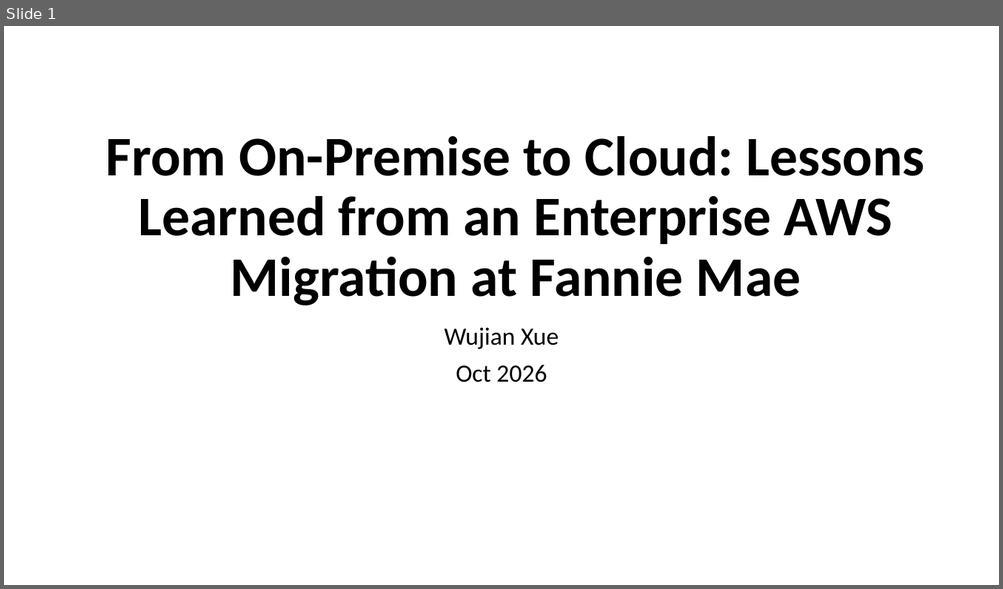
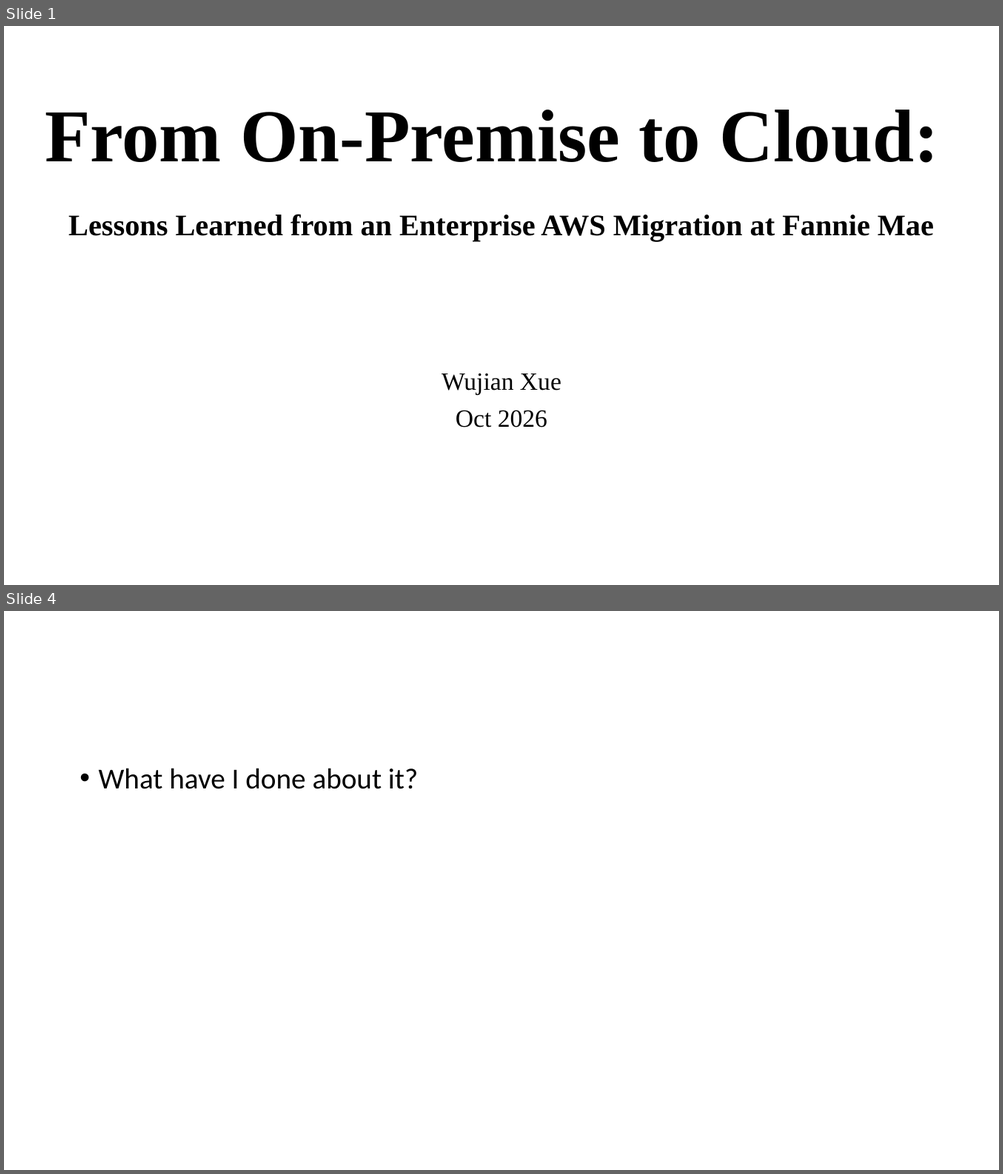
Before and after one commit to wx2123/WSDS-2026-OH, a slide deck: 2026 WSDS - Wujian Xue.pptx. Shown one above the other, each under a label of ours: slide 1 before the commit, slides 1 and 4 after it; the slides between them are not shown. The pictures are 1003x589 and 1003x1174 pixels, drawn with LibreOffice and Linux fonts; fonts in the diff are those of the drawing. Boxes give left, top, right and bottom in pixels: in the first picture for what was removed or moved away, otherwise in the second. Text is boxed around its words. In the diff, an @@ line names an element or a change of style, - is before the commit and + after.

```diff
--- a/2026 WSDS - Wujian Xue.pptx
+++ b/2026 WSDS - Wujian Xue.pptx
@@ slide 4 added at (4, 611, 999, 1170), background #FFFFFF @@
@@ text added at (99, 768, 418, 789), 28 pt, text #000000 @@
+• What have I done about it?
@@ slide 1 changed as well @@
@@ title "From On-Premise to Cloud: Lessons ...": place and size @@
-title "From On-Premise to Cloud: Lessons ..." at (106, 136, 925, 306)
+title "From On-Premise to Cloud: Lessons ..." at (45, 110, 939, 242)
@@ title "From On-Premise to Cloud: Lessons ..." at (45, 110, 939, 242): size 54 to 72 pt in "From On-Premise to Cloud:"; size 54 to 28.8 pt in "Lessons Learned from an Enterprise AWS Migration ..."; font Calibri to Times New Roman @@
@@ subtitle "Wujian Xue": place and size @@
-subtitle "Wujian Xue" at (444, 328, 558, 383)
+subtitle "Wujian Xue" at (441, 373, 561, 428)
@@ subtitle "Wujian Xue" at (441, 373, 561, 428): font Calibri to Times New Roman @@
```
Also in this commit, not shown: 4 other slides added.
